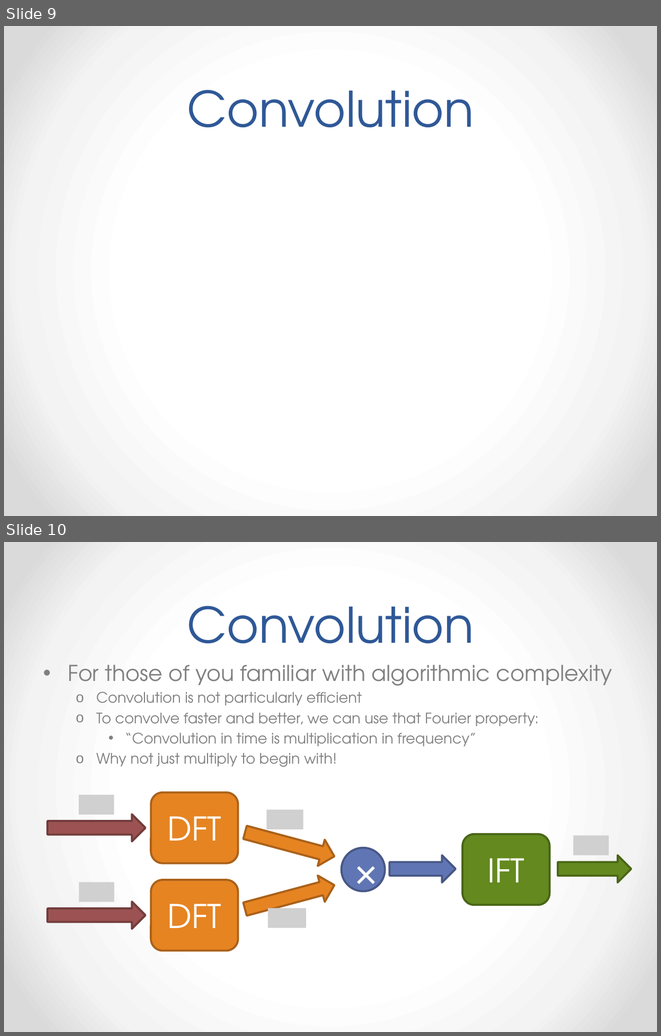
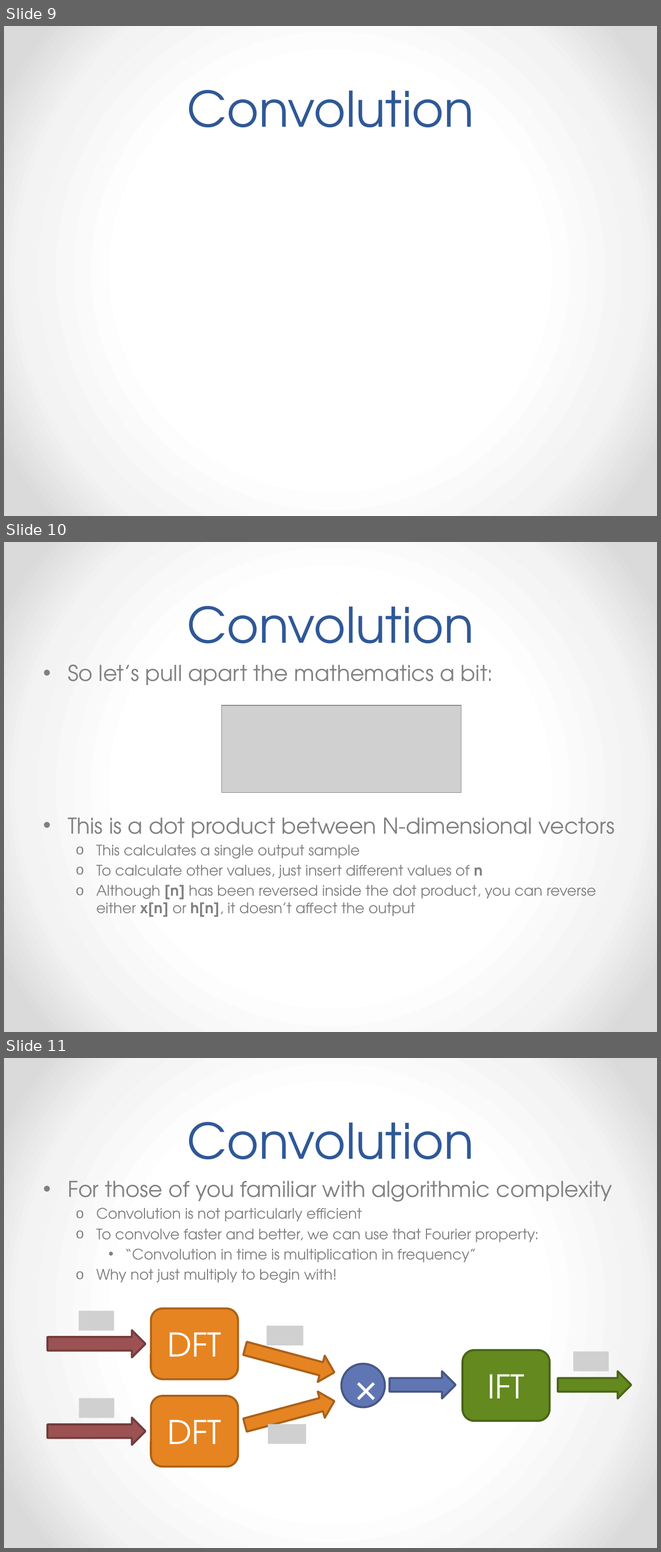
Before and after one commit to hutchgard/Materials, a slide deck: Week4/Slides/Week 4.pptx. Shown one above the other, each under a label of ours: slides 9 and 10 before the commit, slides 9, 10 and 11 after it. The pictures are 661x1036 and 661x1552 pixels, drawn with LibreOffice and Linux fonts; fonts in the diff are those of the drawing; grey boxes stand for pictures. Boxes give left, top, right and bottom in pixels: in the first picture for what was removed or moved away, otherwise in the second. Text is boxed around its words. In the diff, an @@ line names an element or a change of style, - is before the commit and + after.

```diff
--- a/Week4/Slides/Week 4.pptx
+++ b/Week4/Slides/Week 4.pptx
@@ slide 10 added at (4,542,657,1032), background gradient #FFFFFF to #F4F4F4 to #DADADA @@
@@ title added at (187,606,474,665), 54 pt, text #2F5897 @@
+Convolution
@@ text added at (68,664,615,917), 16 pt, text #808080 @@
+• So let’s pull apart the mathematics a bit:
+• This is a dot product between N-dimensional vectors
+  o This calculates a single output sample
+  o To calculate other values, just insert different values of n
+  o Although [n] has been reversed inside the dot product, you can reverse either x[n] or h[n], it doesn’t affect the output
@@ picture added at (221,705,461,792) @@
@@ what was slide 10 is now slide 11 @@
```
Also in this commit, not shown: 1 slide changed, 1 slide removed, 2 other files.
